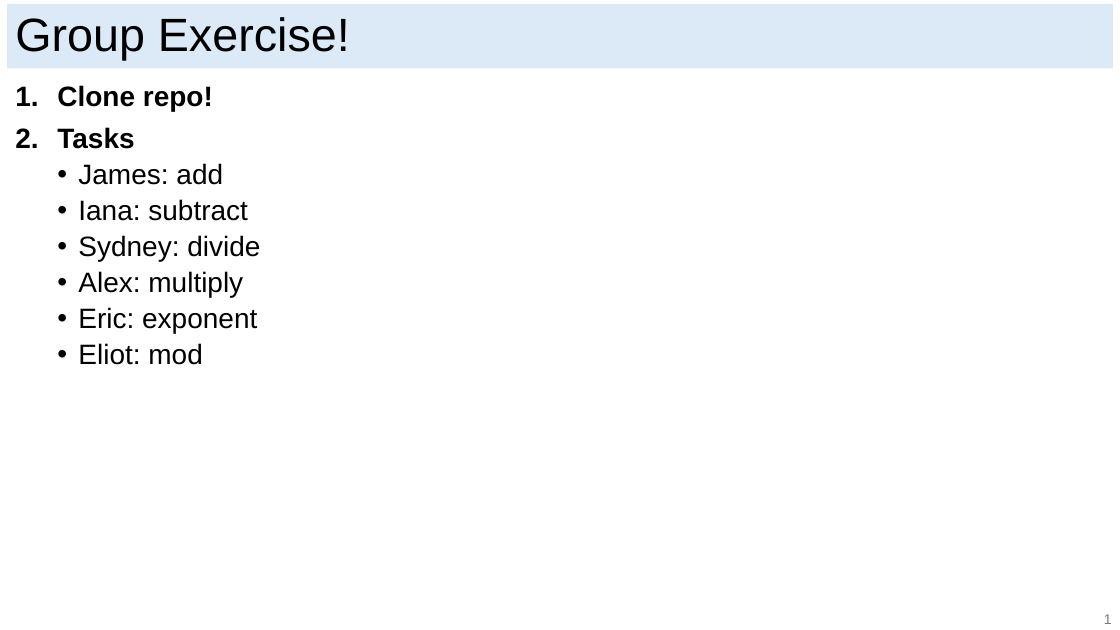
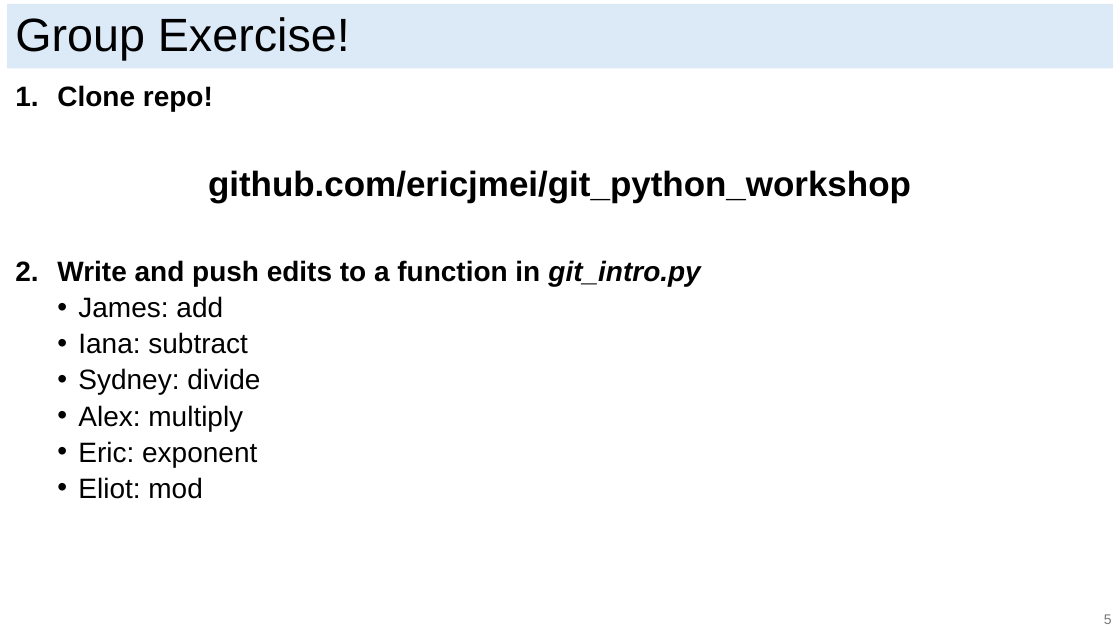
Before and after one commit to ericjmei/git_python_workshop, a slide deck: slide 8 of slides/git_slides.pptx. Drawn at 1120x630 pixels with LibreOffice and Linux fonts; fonts in the diff are those of the drawing. Boxes give left, top, right and bottom in pixels: in the first picture for what was removed or moved away, otherwise in the second. Text is boxed around its words. In the diff, an @@ line names an element or a change of style, - is before the commit and + after.

```diff
--- a/slides/git_slides.pptx
+++ b/slides/git_slides.pptx
@@ text at (57,170,911,286): text changed @@
-2. Tasks
+github.com/ericjmei/git_python_workshop
+2. Write and push edits to a function in git_intro.py
@@ text at (1104,614,1112,624): text changed @@
-1
+5
```
Also in this commit, not shown: 4 other slides changed.
